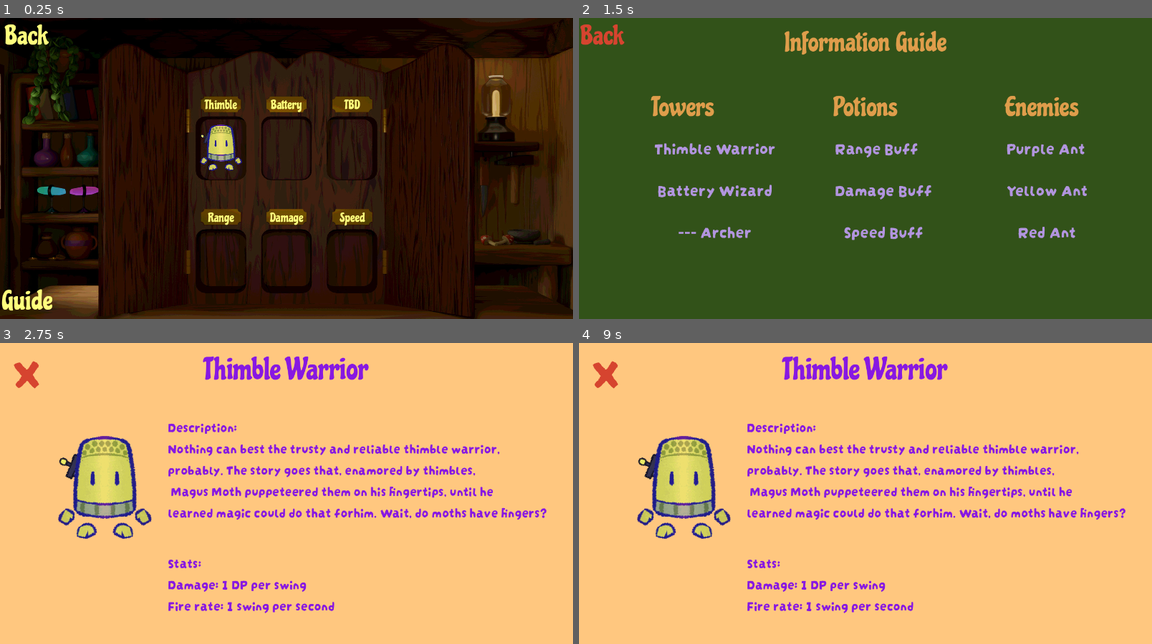
Above: before the commit, frames 1-4 (two rows, left to right).
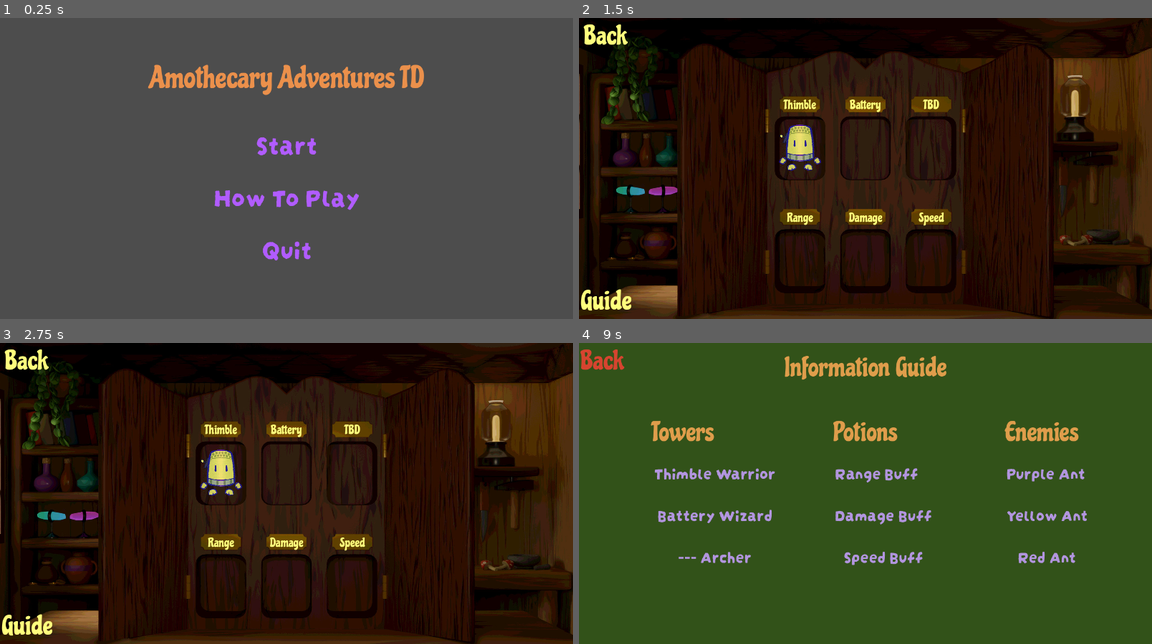
Above: after the commit, the same moments.

Repository: Rachel-Sherrick/TowerDefense
Game: Godot game, scene res://StartScreen.tscn
Two runs of this game, one before a commit and one after it. Both use one fixed random seed, a clock stepped at 60 frames per second and the inputs below. Before the commit the project starts from res://Scenes/Game Scenes/main.tscn.
Inputs (mouse positions are in pixels of both pictures, inside the frame that each line leads up to):
- Up to frame 1 (0.25 s): no input
- Up to frame 2 (1.5 s): click (865, 141) at 0.5 s, where only the run after the commit has a clickable "Start"; click (607, 300) at 1.25 s, where only the run before the commit has a clickable "Guide"
- Up to frame 3 (2.75 s): click (137, 472) at 2 s, where only the run before the commit has a clickable "Thimble Warrior"
- Up to frame 4 (9 s): click (716, 514) at 2.75 s, where only the run before the commit has a clickable "Battery Wizard"; click (716, 556) at 3.5 s, where only the run before the commit has a clickable "--- Archer"; click (876, 472) at 4.25 s, where only the run before the commit has a clickable "Range Buff"; click (882, 514) at 5 s, where only the run before the commit has a clickable "Damage Buff"; click (882, 556) at 5.75 s, where only the run before the commit has a clickable "Speed Buff"; click (1043, 472) at 6.5 s, where only the run before the commit has a clickable "Purple Ant"; click (1048, 514) at 7.25 s, where only the run before the commit has a clickable "Yellow Ant"; click (1048, 556) at 8 s, where only the run before the commit has a clickable "Red Ant"; click (601, 628) at 8.75 s, where only the run before the commit has a clickable "Shop"

The runs differ from the first frame. In frame 1, 100% of the frame differs, in the area x 0-100%, y 0-100%; in frame 2, 100%; in frame 3, 100%; in frame 4, 100%.

Commit message:
A lot of bug fixes and tweaks

Diff:
--- a/Scenes/Classes/character.tscn
+++ b/Scenes/Classes/character.tscn
@@ -107,10 +107,9 @@
 
 [node name="Health" type="Node" parent="." unique_id=1530811456]
 script = ExtResource("4_wfnr8")
-max_health = 5
 
 [node name="HealthBar" type="Node3D" parent="." unique_id=263389330]
-transform = Transform3D(1, 0, 0, 0, 0.7847764, 0.619779, 0, -0.619779, 0.7847764, 0, 2.725, 0)
+transform = Transform3D(1, 0, 0, 0, 0.7847764, 0.619779, 0, -0.619779, 0.7847764, 0, 1.19684, 0)
 
 [node name="MeshInstance3D" type="MeshInstance3D" parent="HealthBar" unique_id=628147743]
 transform = Transform3D(1, 0, 0, 0, -0.99415094, 0.107999355, 0, -0.107999355, -0.99415094, 0, 2, -0.031)
@@ -118,13 +117,6 @@
 mesh = SubResource("BoxMesh_wfnr8")
 surface_material_override/0 = SubResource("StandardMaterial3D_px5sl")
 
-[node name="RayCast3D" type="RayCast3D" parent="." unique_id=208812573]
-transform = Transform3D(1, 0, 0, 0, 1, 0, 0, 0, 1, 0, 1, 0)
-target_position = Vector3(0, 0, 3)
-hit_from_inside = true
-debug_shape_custom_color = Color(1, 0, 0, 1)
-debug_shape_thickness = 5
-
 [node name="Potions" type="Node" parent="." unique_id=1579418923]
 script = ExtResource("5_px5sl")
 
--- a/Scenes/Game Scenes/main.tscn
+++ b/Scenes/Game Scenes/main.tscn
@@ -164,11 +164,11 @@
 [node name="Characters" type="Node3D" parent="Battleground" unique_id=765419014]
 transform = Transform3D(1, 0, 0, 0, 1, 0, 0, 0, 1, 11.012677, 0, -2.3001575)
 
-[node name="Wizard" parent="Battleground/Characters" unique_id=254305490 instance=ExtResource("8_yhwuq")]
-transform = Transform3D(1, 0, 0, 0, 1, 0, 0, 0, 1, -7.1686373, 0.09802455, 5.603344)
-
 [node name="Character" parent="Battleground/Characters" unique_id=109752332 instance=ExtResource("9_032wp")]
 transform = Transform3D(1, 0, 0, 0, 1, 0, 0, 0, 1, -16.351856, 0.3313707, 5.5990877)
+
+[node name="Wizard" parent="Battleground/Characters" unique_id=254305490 instance=ExtResource("8_yhwuq")]
+transform = Transform3D(1, 0, 0, 0, 1, 0, 0, 0, 1, 0, 0, 5.032525)
 
 [node name="PlaceableArea" type="Area3D" parent="Battleground" unique_id=125249582]
 collision_layer = 8
@@ -249,6 +249,7 @@
 
 [node name="ShopCanvas" type="CanvasLayer" parent="GUI" unique_id=1615819721]
 layer = 2
+visible = false
 script = ExtResource("3_w48qg")
 
 [node name="ColorRect" type="ColorRect" parent="GUI/ShopCanvas" unique_id=804026196]
--- a/Scenes/enemies/ant.tscn
+++ b/Scenes/enemies/ant.tscn
@@ -178,3 +178,10 @@
 sprite_frames = SubResource("SpriteFrames_cqwif")
 animation = &"attack"
 frame_progress = 0.0
+
+[node name="RayCast3D" type="RayCast3D" parent="." index="6" unique_id=208812573]
+transform = Transform3D(1, 0, 0, 0, 1, 0, 0, 0, 1, 0, 1, 0)
+target_position = Vector3(0, 0, 3)
+hit_from_inside = true
+debug_shape_custom_color = Color(1, 0, 0, 1)
+debug_shape_thickness = 5
--- a/StartScreen.tscn
+++ b/StartScreen.tscn
@@ -86,6 +86,7 @@
 
 [node name="HowToPlayScreen" type="CanvasLayer" parent="." unique_id=715647047]
 layer = 2
+visible = false
 
 [node name="ColorRect" type="ColorRect" parent="HowToPlayScreen" unique_id=580345196]
 anchors_preset = 15
--- a/bullet.gd
+++ b/bullet.gd
@@ -18,12 +18,16 @@
 
 	move_and_slide()
 
+	##deletes object if stuck in ground
+	if global_position.y <= 0.5:
+		queue_free()
+
 #if the projectile hit an enemy, delete the enemy & projectile
 func check_target_hit(enemy) -> void:
 	#check specifically for the CharacterCollsion shape in the characterbody3d?
 	#maybe if we change all the enemies' CharacterCollision shape to EnemyCollsion and then check if the name matches?
 	#also needs to be changed so that the enemies take multiple hits and player gets coins with each hit
 	if enemy is Enemy:
-		enemy.free()
+		enemy.take_damage(1)
 	queue_free()
 	#we need to add a queue free when the projectiles go off the screen
--- a/bullet.tscn
+++ b/bullet.tscn
@@ -8,6 +8,8 @@
 
 [node name="Bullet" type="CharacterBody3D" unique_id=434509937]
 transform = Transform3D(-2.1855694e-08, -0.5, 0, 0.5, -2.1855694e-08, 0, 0, 0, 0.5, 0, 0, 0)
+collision_layer = 3
+collision_mask = 3
 motion_mode = 1
 script = ExtResource("1_v7oki")
 
--- a/project.godot
+++ b/project.godot
@@ -15,7 +15,7 @@
 [application]
 
 config/name="TowerDefense"
-run/main_scene="uid://cmjnhkpnq3l66"
+run/main_scene="uid://n3sq5ue6gb1g"
 config/features=PackedStringArray("4.6", "Forward Plus")
 config/icon="res://Scenes/icon.svg"
 
--- a/ray_cast_3d.tscn
+++ /dev/null
@@ -1,77 +0,0 @@
-[gd_scene format=3 uid="uid://b8ti7e2em1sdq"]
-
-[sub_resource type="GDScript" id="GDScript_vhdpi"]
-script/source = "extends RayCast3D
-signal detect_friend(body : CollisionObject3D)
-signal detect_foe(body : CollisionObject3D)
-
-#pulls the character3D to access the groups
-@onready var characterBody : Character = $\"..\"
-#pulls range to filter out characters outside the range
-@onready var range_detection : Area3D =  $\"../RangeDetection\"
-var target : Character = null
-var range_radius = 0
-
-func _ready() -> void:
-	##Defaults the raycast to the radius of the RangeDetection
-	range_radius = $\"../RangeDetection/RangeCollision\".shape.radius
-	target_position = Vector3.ZERO
-
-func _physics_process(delta) -> void:
-	range_radius = $\"../RangeDetection/RangeCollision\".shape.radius
-	if is_colliding():
-		while (get_collider() != target):
-			print(\"Collision removed with \" + get_collider().name)
-			add_exception(get_collider())
-			force_raycast_update()
-		#Am I hitting a character or the landscape
-		print(\"Collision detected with \" + get_collider().name)
-		if get_collider() is Character:
-			#what am I hitting
-			target = get_collider()
-			target_position = to_local(target.global_transform.origin)
-			#Am I hitting a friend or an enemy?
-			print(characterBody.name + \" targeted \" + target.name)
-			if target.get_groups() == characterBody.get_groups():
-				print (\"Friend!\")
-				detect_friend.emit(target)
-			else:
-				print (\"Enemy!\")
-				detect_foe.emit(target)
-	else: ## for some reason right after when scene begins, collisions stop detecting each other
-			## this cause a premature suicide
-			## might have to put a buffer in so this doesnt occur immediately after insantiation
-		## Commits processing suicide
-		print(characterBody.name + \" stopped casting w/ no collisions\")
-		characterBody._on_range_detection_body_exited(target)
-		set_physics_process(false)
-		hide()
-
-## Sets the raycast to track an object entering RangeDetection
-func enable_tracking(body: CollisionObject3D) -> void:
-	target = body
-	print(characterBody.name + \" started casting to \" + target.name)
-	target_position = to_local(body.global_transform.origin)
-	set_physics_process(true)
-	show()
-
-## Sets the raycast to stop	if target_position == to_local(body.global_transform.origin): tracking an object
-func disable_tracking(body: CollisionObject3D) -> void:
-	## Rejects the object if it is not the object it is currently tracking
-	## This check may be passed up to be handled by character.gd later
-	## if target_position == to_local(body.global_transform.origin):
-		## Returns to defaults
-		print(characterBody.name + \" stopped casting w/ \" + body.name)
-		target_position = Vector3.ZERO
-		set_physics_process(false)
-		hide()
-		queue_free()
-"
-
-[node name="RayCast3D" type="RayCast3D" unique_id=1391192404]
-target_position = Vector3(0, 0, 0)
-collision_mask = 6
-hit_from_inside = true
-debug_shape_custom_color = Color(1, 0, 0, 1)
-debug_shape_thickness = 5
-script = SubResource("GDScript_vhdpi")
--- a/scripts/components/health.gd
+++ b/scripts/components/health.gd
@@ -6,7 +6,7 @@
 signal health_changed(current_health: int, max_health: int)
 signal died
 
-@export var max_health: int = 100
+@export var max_health: int = 5
 @export var defense: int = 0
 @export var destroy_parent_on_death: bool = true
 
@@ -16,8 +16,8 @@
 func _ready() -> void:
 	var parent = get_parent()
 
-	if parent != null and (parent.name == "Tower" or parent.name == "Tower2"):
-		max_health = 50
+	if parent != null:
+		max_health = 5
 
 	current_health = max_health
 	print(get_parent().name, "spawned with health:", current_health)
@@ -94,7 +94,7 @@
 	var parent = get_parent()
 	var tree = get_tree()
 
-	if parent != null and (parent.name == "Tower" or parent.name == "Tower2"):
+	if parent != null and (parent.name == "CentralTower"):
 		if tree != null:
 			tree.call_deferred("change_scene_to_file", "res://EndOfGameLose.tscn")
 		return
--- a/scripts/components/main.gd
+++ b/scripts/components/main.gd
@@ -1,6 +1,5 @@
 extends Node
 
-@onready var shop_cam: Camera3D = $Shop/ShopBody/ShopCamera/Camera3D
 @onready var battle_cam: Camera3D = $Battleground/BattleCamera/Camera3D
 
 # Called when the node enters the scene tree for the first time.
@@ -11,14 +10,6 @@
 func _process(delta: float) -> void:
 	pass
 
-func _unhandled_key_input(event: InputEvent) -> void:
-	if event.is_action_pressed("toggle_view"):
-		if battle_cam.current:
-			shop_cam.make_current()
-		elif shop_cam.current:
-			battle_cam.make_current()
-		print("Camera swapped")
-
 ###H.S NEEDS THIS TO STAY HERE
 func _on_player_died() -> void:
 	get_tree().change_scene_to_file("res://EndOfGameLose.tscn")
--- a/scripts/warrior.gd
+++ b/scripts/warrior.gd
@@ -5,8 +5,6 @@
 @onready var hurt_box_mesh: MeshInstance3D = $warrior_hurt_box/hurt_box_mesh
 @onready var warrior_timer: Timer = $WarriorTimer
 @onready var animation_controller: Node3D = $AnimationController
-
-
 
 #is the cooldown over
 var swing_ready : bool = false
--- a/wizard.gd
+++ b/wizard.gd
@@ -15,31 +15,39 @@
 func _ready() -> void:
 	timer.start()
 
+func _process(delta: float) -> void:
+	if fire_ready == true && $RangeDetection.has_overlapping_bodies():
+		#await attack_handler()
+		fire_projectile(target())
+	if !($RangeDetection.has_overlapping_bodies()):
+		#animation_controller.play("idle")
+		pass
+
+
+
 func _physics_process(delta: float) -> void:
 	super(delta)
-	if in_range == true && fire_ready == true:
-		#Uncommenting this function call will cause a problem
-		#that needs to be debugged
-		fire_projectile(aim_list[0])
-
+	#if in_range == true && fire_ready == true:
+		##Uncommenting this function call will cause a problem
+		##that needs to be debugged
+		#fire_projectile(aim_list[0])
+		#
 
 func _on_range_detection_body_exited(body: Node3D) -> void:
 	super(body)
 	print("Enemy exited ", name, "'s range")
-	aim_list.erase(body)
 	in_range = false
 
 func _on_range_body_entered(body: Node3D) -> void:
 	super(body)
 	print("Enemy entered ", name, "'s range")
-	aim_list.append(body)
 	in_range = true
 
 
-func fire_projectile(target) -> void:
+func fire_projectile(target: Enemy) -> void:
 	print("WIZARD FIRING ATTACK")
 	var projectile = bullet_scene.instantiate()
-	projectile.position = Vector3(position.x, 1.0, position.z)
+	projectile.position = Vector3(projectile.position.x - 2, projectile.position.y + 1, projectile.position.z)
 	projectile.target = target.position
 	add_child(projectile)
 	fire_ready = false
--- a/wizard.tscn
+++ b/wizard.tscn
@@ -1,6 +1,6 @@
 [gd_scene format=3 uid="uid://cspaxkbchu6l3"]
 
-[ext_resource type="PackedScene" uid="uid://bmslpuj4gik5" path="res://tower.tscn" id="1_xxhrx"]
+[ext_resource type="PackedScene" uid="uid://bmslpuj4gik5" path="res://Scenes/Classes/tower.tscn" id="1_xxhrx"]
 [ext_resource type="Texture2D" uid="uid://nj37xla1vxmg" path="res://sprites/testbert.png" id="2_34mad"]
 [ext_resource type="Script" uid="uid://biqa6ebeqjw2a" path="res://wizard.gd" id="2_xo1iy"]
 
@@ -24,4 +24,7 @@
 
 [node name="Timer" type="Timer" parent="." index="5" unique_id=776423761]
 
+[node name="HealthBar" parent="." index="7" unique_id=263389330]
+transform = Transform3D(1, 0, 0, 0, 0.7847764, 0.619779, 0, -0.619779, 0.7847764, 0, 2.725, 0)
+
 [connection signal="timeout" from="Timer" to="." method="_on_timer_timeout"]
